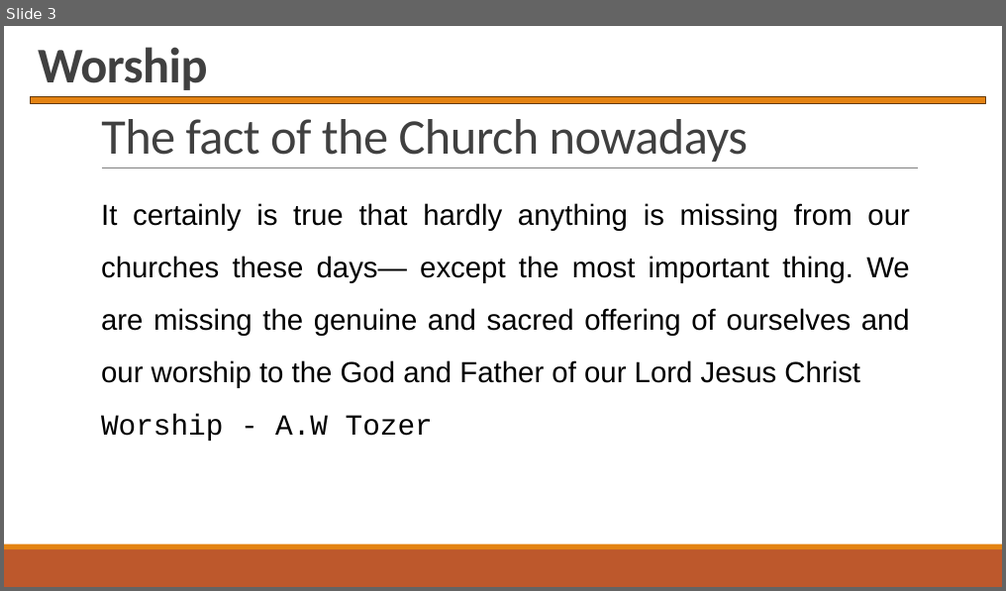
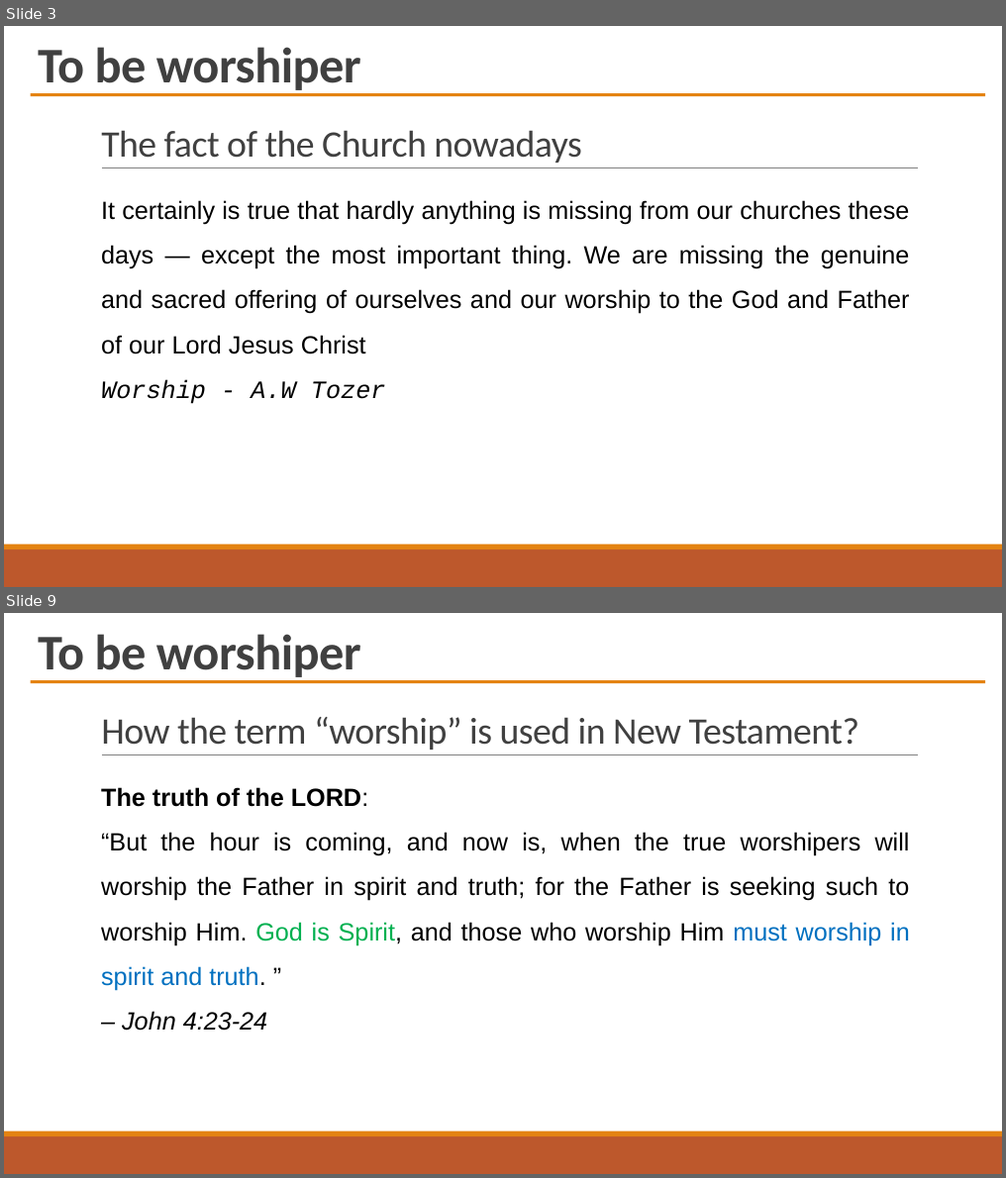
Before and after one commit to PhanNgocTrieu/SWPCT, a slide deck: Worship_Ref.pptx. Shown one above the other, each under a label of ours: slide 3 before the commit, slides 3 and 9 after it; the slides between them are not shown. The pictures are 1006x591 and 1006x1178 pixels, drawn with LibreOffice and Linux fonts; fonts in the diff are those of the drawing. Boxes give left, top, right and bottom in pixels: in the first picture for what was removed or moved away, otherwise in the second. Text is boxed around its words. In the diff, an @@ line names an element or a change of style, - is before the commit and + after.

```diff
--- a/Worship_Ref.pptx
+++ b/Worship_Ref.pptx
@@ slide 9 added at (4, 613, 1002, 1174), background #FFFFFF; not listed: 3 template elements that a slide beside it also shows @@
@@ text added at (38, 634, 361, 681), 48 pt, text #404040, bold @@
+To be worshiper
@@ rectangle added at (30, 680, 985, 683), fill #E48312 @@
@@ title added at (101, 717, 859, 750), 36 pt, text #404040 @@
+How the term “worship” is used in New Testament?
@@ text added at (101, 787, 910, 1031), 24 pt, text #000000 @@
+The truth of the LORD:
+“But the hour is coming, and now is, when the true worshipers will worship the Father in spirit and truth; for the Father is seeking such to worship Him. God is Spirit, and those who worship Him must worship in spirit and truth. ”
+– John 4:23-24
@@ slide 3 changed as well @@
@@ text at (38, 47, 361, 94): text changed @@
-Worship
+To be worshiper
@@ rectangle: place and size @@
-rectangle at (30, 97, 985, 104)
+rectangle at (30, 93, 985, 96)
@@ rectangle at (30, 93, 985, 96): outline #643908 1.25 pt to none @@
@@ title "The fact of the Church ..." at (101, 130, 581, 163): size 48 to 36 pt @@
@@ text at (101, 200, 910, 355): text changed; size 28 to 24 pt @@
-It certainly is true that hardly anything is missing from our churches these days— except the most important thing. We are missing the genuine and sacred offering of ourselves and our worship to the God and Father of our Lord Jesus Christ
+It certainly is true that hardly anything is missing from our churches these days — except the most important thing. We are missing the genuine and sacred offering of ourselves and our worship to the God and Father of our Lord Jesus Christ
@@ text at (101, 380, 386, 404): size 28 to 24 pt, italic on in "Worship - A.W Tozer" @@
```
Also in this commit, not shown: 2 other slides changed, 11 other slides added, 1 other file.
